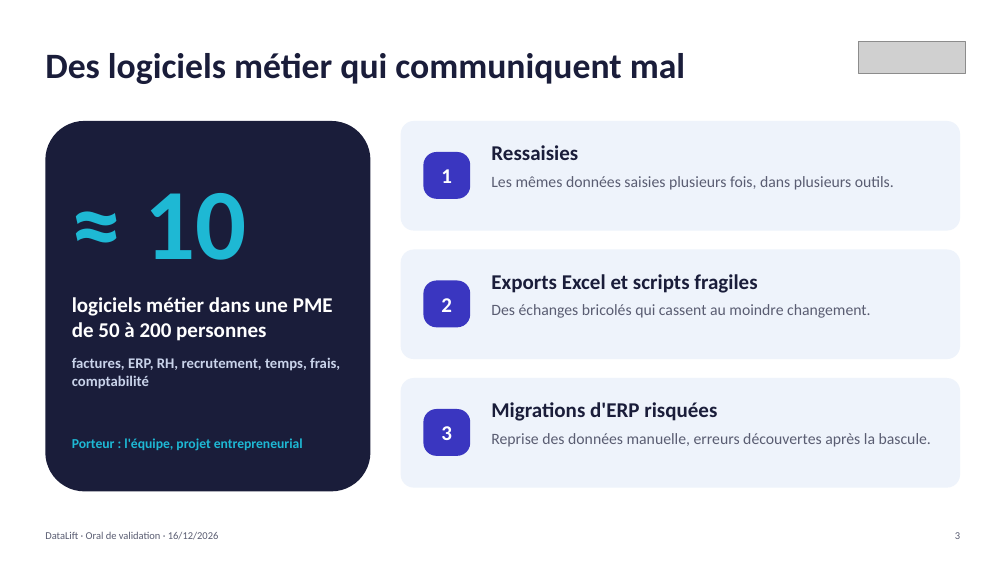
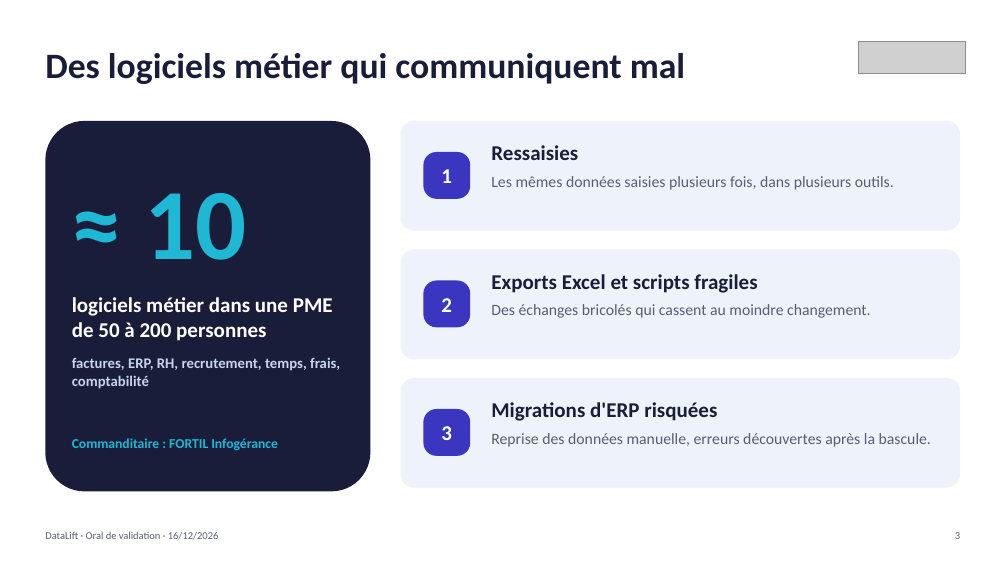
Before and after one commit to youcefaddou/datalift-modules, a slide deck: slide 3 of docs/oral/DataLift_oral_validation_16-12-2026.pptx. Drawn at 1008x567 pixels with LibreOffice and Linux fonts; fonts in the diff are those of the drawing; grey boxes stand for pictures. Boxes give left, top, right and bottom in pixels: in the first picture for what was removed or moved away, otherwise in the second. Text is boxed around its words. In the diff, an @@ line names an element or a change of style, - is before the commit and + after.

Commit message:
docs(oral): add FORTIL sponsor slide, drop Fabric from the stack (DL-41)

```diff
--- a/docs/oral/DataLift_oral_validation_16-12-2026.pptx
+++ b/docs/oral/DataLift_oral_validation_16-12-2026.pptx
@@ text at [72, 438, 278, 451]: text changed @@
-Porteur : l'équipe, projet entrepreneurial
+Commanditaire : FORTIL Infogérance
```
Also in this commit, not shown: 7 other slides changed, 1 slide added, 1 other file.
